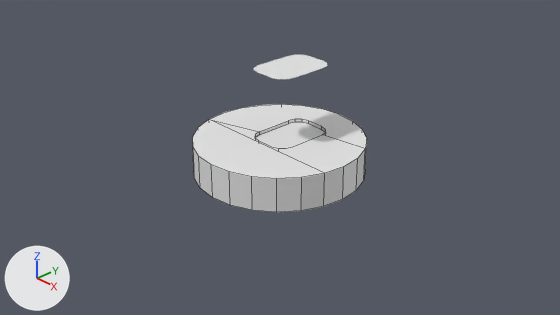
What one commit did to the Blender file assets/inlineShipAccess/SourceFiles/inlineShipAcces.blend.
One viewpoint serves both versions: the file's camera 'Camera'. Every picture has the same lights, and +X, +Y and +Z are marked at lower left. Mesh edges are drawn as thin lines on the coarser meshes. Objects named as collision shapes, trigger or cutter boxes, shadow casters or lower levels of detail are left out.
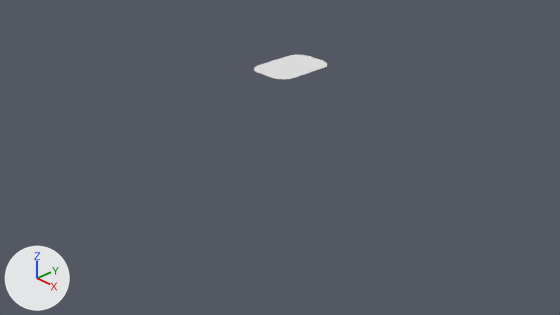
Location of each change, (x1, y1, x2, y2) in pixels of the pictures (560 x 315 px):
'Cylinder', hidden
    before: (193, 104, 367, 212)

The change in detail:
Object 'Cylinder' (ob_cylinder) is now hidden.
